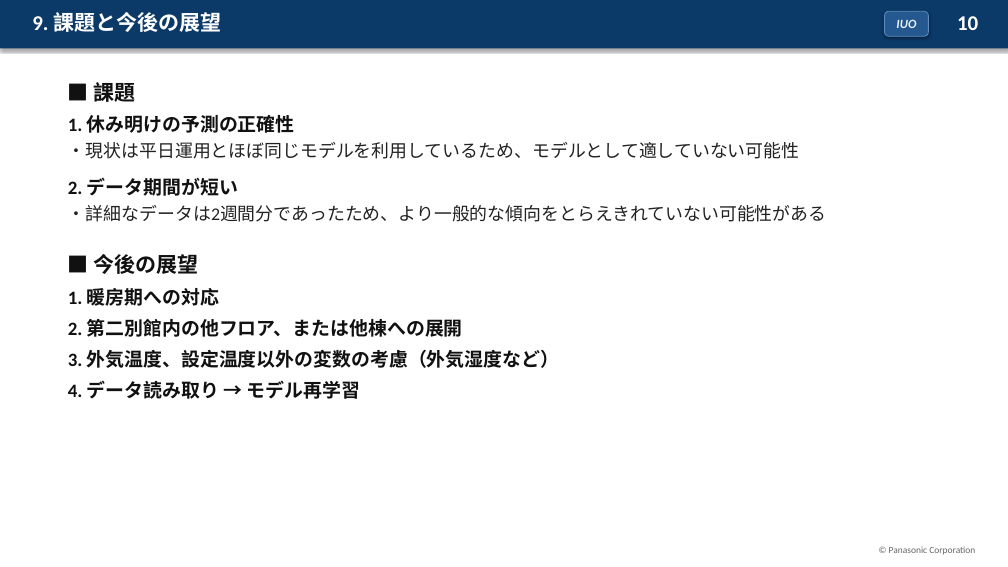
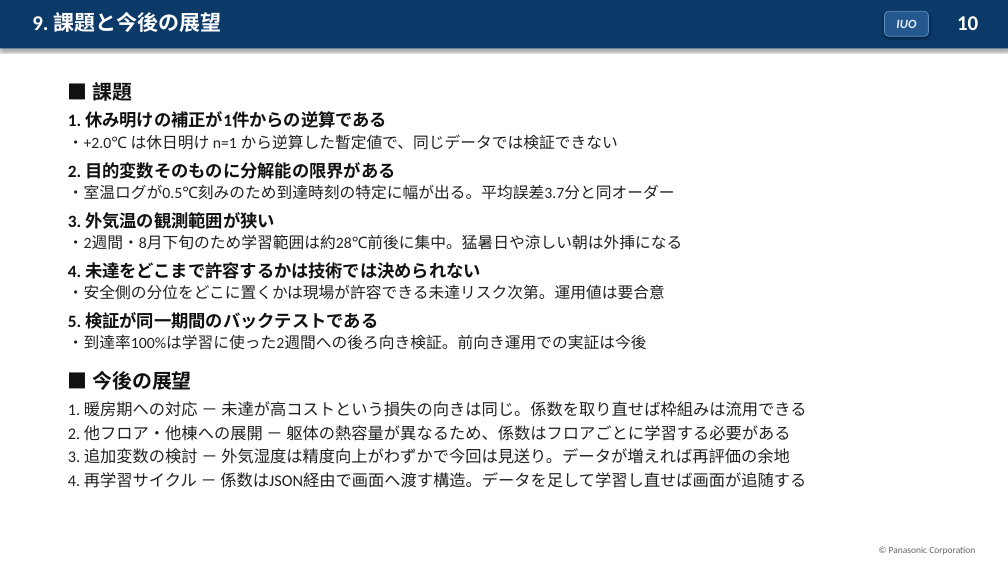
Before and after one commit to koshikai/koshikai, a slide deck: slide 10 of public/slides/hvac-precooling-slides.pptx. Drawn at 1008x567 pixels with LibreOffice and Linux fonts; fonts in the diff are those of the drawing. Boxes give left, top, right and bottom in pixels: in the first picture for what was removed or moved away, otherwise in the second. Text is boxed around its words. In the diff, an @@ line names an element or a change of style, - is before the commit and + after.

```diff
--- a/public/slides/hvac-precooling-slides.pptx
+++ b/public/slides/hvac-precooling-slides.pptx
@@ text at (92,78,192,390): size 20 to 19 pt in "■ 課題", "■ 今後の展望"; less space between paragraphs @@
@@ text at (68,111,682,350): text changed; size 17 to 15 pt @@
-1. 休み明けの予測の正確性
-・現状は平日運用とほぼ同じモデルを利用しているため、モデルとして適していない可能性
-2. データ期間が短い
-・詳細なデータは2週間分であったため、より一般的な傾向をとらえきれていない可能性がある
+1. 休み明けの補正が1件からの逆算である
+・+2.0℃ は休日明け n=1 から逆算した暫定値で、同じデータでは検証できない
+2. 目的変数そのものに分解能の限界がある
+・室温ログが0.5℃刻みのため到達時刻の特定に幅が出る。平均誤差3.7分と同オーダー
+3. 外気温の観測範囲が狭い
+・2週間・8月下旬のため学習範囲は約28℃前後に集中。猛暑日や涼しい朝は外挿になる
+4. 未達をどこまで許容するかは技術では決められない
+・安全側の分位をどこに置くかは現場が許容できる未達リスク次第。運用値は要合意
+5. 検証が同一期間のバックテストである
+・到達率100%は学習に使った2週間への後ろ向き検証。前向き運用での実証は今後
@@ text at (68,401,806,488): text changed; size 18 to 15.5 pt; text colour #111111 to #222222; bold off @@
-1. 暖房期への対応
-2. 第二別館内の他フロア、または他棟への展開
-3. 外気温度、設定温度以外の変数の考慮（外気湿度など）
-4. データ読み取り → モデル再学習
+1. 暖房期への対応 － 未達が高コストという損失の向きは同じ。係数を取り直せば枠組みは流用できる
+2. 他フロア・他棟への展開 － 躯体の熱容量が異なるため、係数はフロアごとに学習する必要がある
+3. 追加変数の検討 － 外気湿度は精度向上がわずかで今回は見送り。データが増えれば再評価の余地
+4. 再学習サイクル － 係数はJSON経由で画面へ渡す構造。データを足して学習し直せば画面が追随する
```
Also in this commit, not shown: 5 other slides changed, 2 other files.
